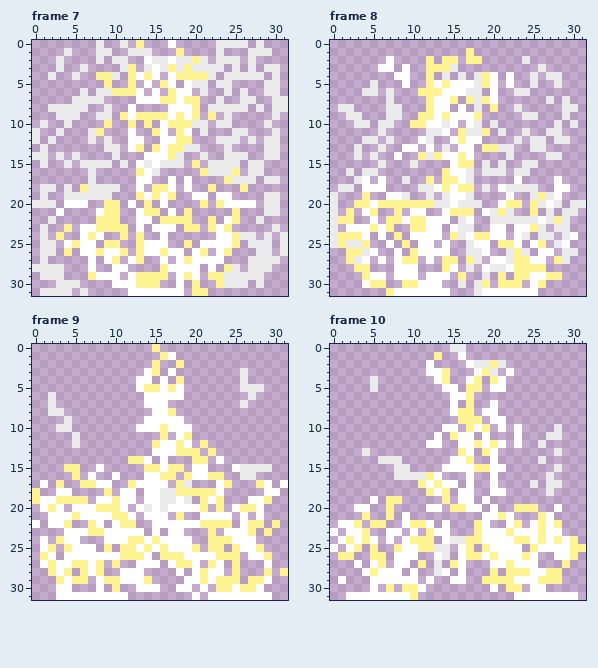
Edited in one commit: pixel-art file (Assets/AndromedaLabs/Aseprites/thunder-1.aseprite). Above: the version before the commit.
32x32 pixels, 14 frames. Shown: frame 7, frame 8, frame 9, frame 10. The commit also changed other frames, which this record leaves out.
Now the later version:
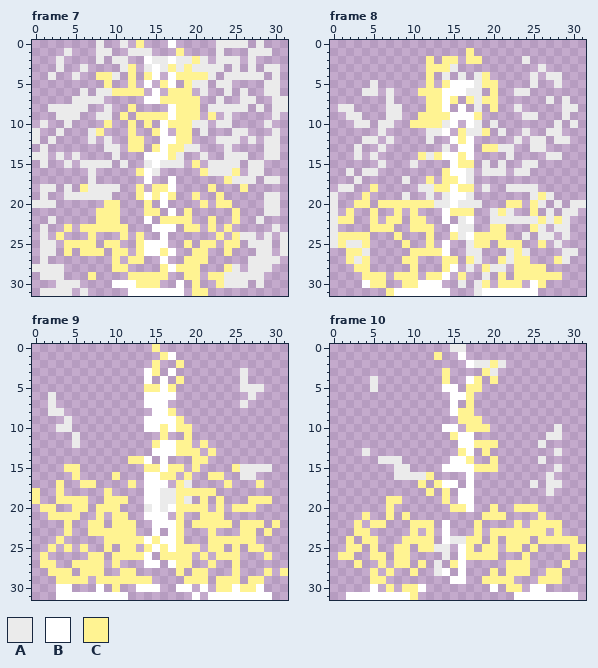
Palette (. is transparent): A #ebebeb  B #ffffff  C #fff392
Message: Tune thunder animation. Make chaac invulnerable when teleporting.
Edits made:
Changed rows in their new state; - is an unchanged pixel.
Frame 7, layer "thunder":
first column x 3:
 4 ----------.--------------
 5 ----------------C--------
 6 ----------C----CC--------
 7 ----------.----C---------
 8 ---------C-----CC--------
 9 ---------.------C--------
11 ---------C------C--------
12 ---------CC--------------
13 ---------C---------------
15 ----------.--------------
17 ----------.-----.--------
18 ----------C-----.--------
19 -----------------C.-C.---
20 -...-----.-----------C...
21 .----C----.--------------
22 ----------.----------.---
23 ---CC-----.---------.----
24 ---.-.--------------C.---
25 -C-CC-------------CC.C---
26 ---CC-.C-------.-C--.----
27 ----.-.--C-----.-CC..----
28 ----.--CC------CCC-.-----
29 -----...-C-----.-C-------
Frame 8, layer "thunder":
first column x 2:
 2 -----.-----------------------
 3 ----..-.---------------------
 4 ------..----------.-.--------
 5 -------.---.------C-.--------
 6 ------------------C----------
 7 -----------C------C----------
 8 -----------C-----------------
 9 -----------C-----------------
10 ----------CC-----------------
12 ---------.------.------------
13 -------..-.------------------
14 ------.----------------------
17 --.-.----------------.----.--
18 --.C.------C-------.------..-
19 -----..-------------.-----.--
20 ---.---------------.-----.---
21 --.-----C.-------.-----------
22 ---C---.--..------------C----
23 ...-C-----C.------CC-..------
24 --C-.---..C.------CC-.------.
25 -----.---.C-----CC---C-.---.-
26 ---.--.--CCC-----.------..---
27 --C-.-.---.-------.C---..----
28 ------..C--------C--.--------
29 ---CC-CCC-CC-----------CC----
Frame 9, layer "thunder":
first column x 0:
 4 -------------.------------------
 5 -------------.----.-------------
 6 ------------------.-------------
 9 ------------------C-------------
10 -------------.----CC------------
11 ------------------.-------------
12 -------------------C------------
14 -----------------------.--------
15 --------.-----------C.---C------
16 -------.--C---------..----------
17 -.------..---.---------.-----.-.
18 ---C.------..----------.-----..-
19 -..-----.C-C.-----C---.----CC---
20 -C-.-CC.---.-.----CCC----C--.---
21 --CCC-..C.--.--------CCC.-.-.---
22 .-..----C-C-------C.C-----C-----
23 ----C..--CCCC.----C-----..C-----
24 -.--..---CCC------C.-----CCC----
25 -.---.C.-----.----CC------.C----
26 --.-...CC.C--------C.C.----..---
27 -C-..--C-----.------.--.-----.--
28 ---C---C---CC.----C-C-..--------
29 ----C---C--CCC-----CC-.------.--
Frame 10, layer "thunder":
first column x 0:
 2 ------------.-----------------
 3 ------------..----.---.-------
 4 -------------.-------.--------
 5 --------------------..--------
 7 --------------------.---------
 8 -------------------..---------
 9 --------------------..--------
10 ------------------C--.-.------
11 -------------.-----.---.------
12 ------------..-----C-.-.------
13 --------------------.---------
14 --------------------C---------
15 --------------------C.--------
16 -------------.------.---------
17 ------------.-------.---------
18 -------------.------..--------
19 -----.-------------.----------
20 ---..-------..----.-C-------.-
21 ---------C---------CC-.----.--
22 -..------.--C------.--.--C-C--
23 .-.C---..-C--.-----.CC-CCC-.C-
24 -.-.-C-.-C---------.C.C--.-C-C
25 .-C------C.---------C.CC--....
26 --------CC.--.-----C-...-.--..
27 ---C-.--CC----------..-CC.----
28 ----.-.C.-C--------------..---
29 -.---CC....-.----------...----
